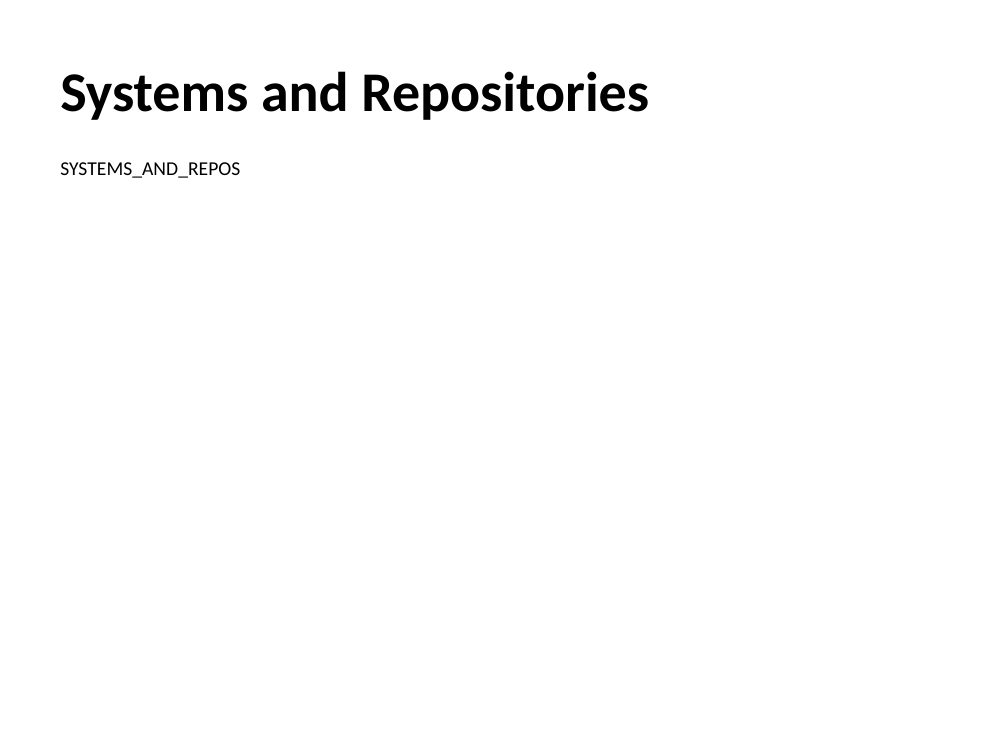
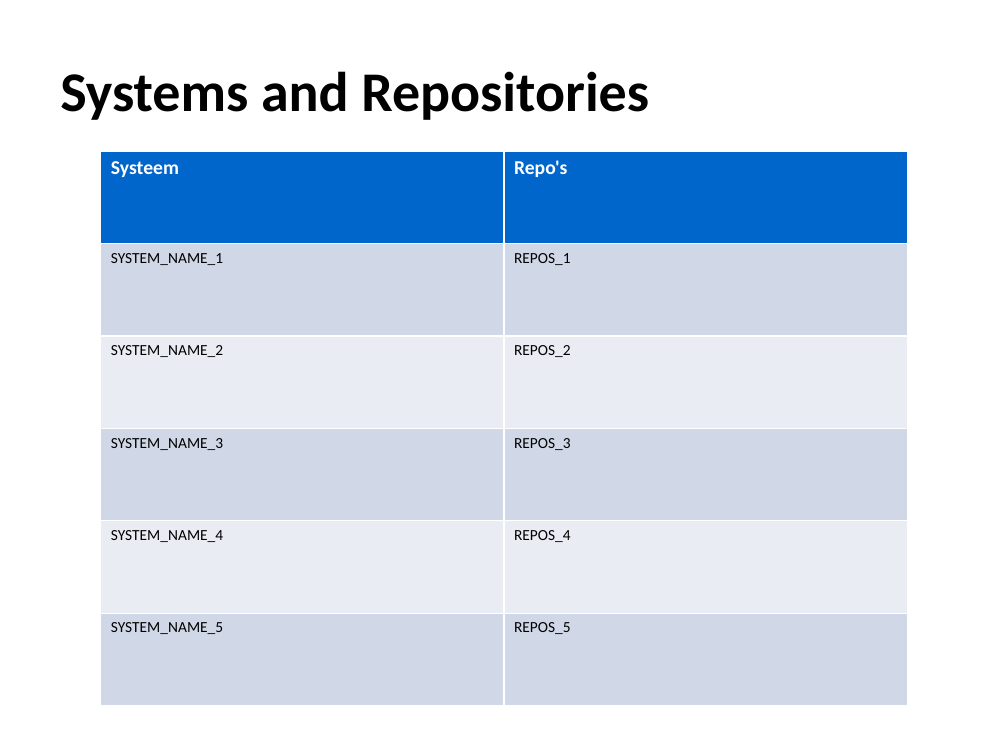
Before and after one commit to MJ202609/sigrid-report-generator, a slide deck: slide 2 of src/report_generator/presets/templates/simple-basic-data.pptx. Drawn at 1008x756 pixels with LibreOffice and Linux fonts; fonts in the diff are those of the drawing. Boxes give left, top, right and bottom in pixels: in the first picture for what was removed or moved away, otherwise in the second. Text is boxed around its words. In the diff, an @@ line names an element or a change of style, - is before the commit and + after.

```diff
--- a/src/report_generator/presets/templates/simple-basic-data.pptx
+++ b/src/report_generator/presets/templates/simple-basic-data.pptx
@@ text removed at bbox=[60, 162, 240, 178] @@
-SYSTEMS_AND_REPOS
@@ table added at bbox=[101, 151, 907, 706], 6 rows, 2 columns @@
+Systeem | Repo's
+SYSTEM_NAME_1 | REPOS_1
+SYSTEM_NAME_2 | REPOS_2
+SYSTEM_NAME_3 | REPOS_3
+SYSTEM_NAME_4 | REPOS_4
+SYSTEM_NAME_5 | REPOS_5
```
